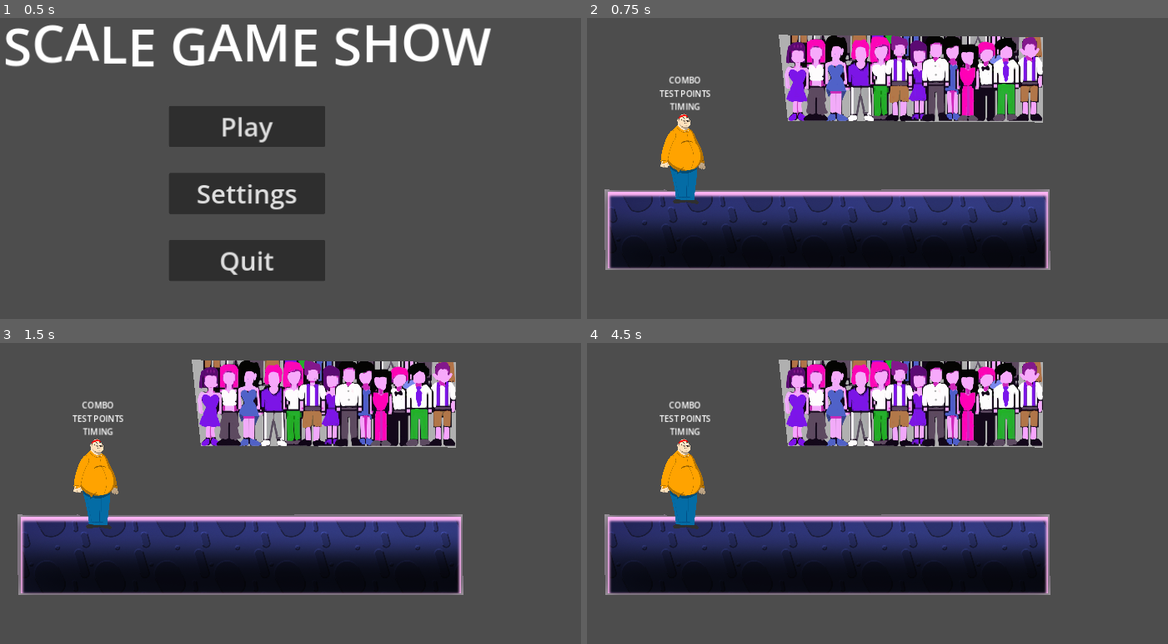
Above: before the commit, frames 1-4 (two rows, left to right).
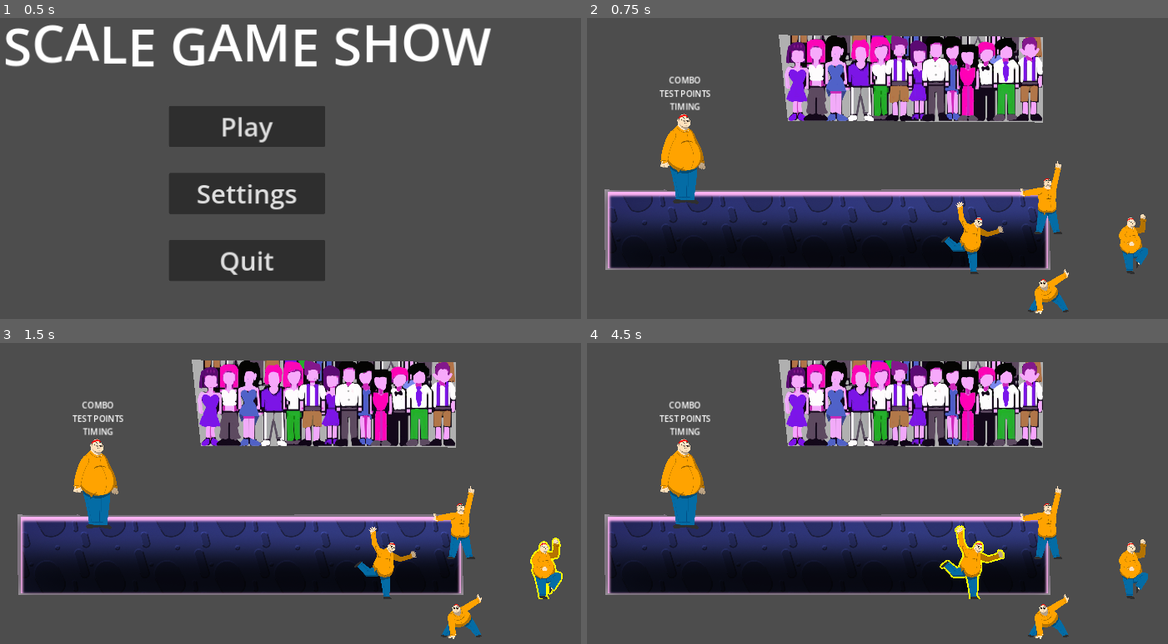
Above: after the commit, the same moments.

Repository: onegm/Scale-Game-Show
Game: Godot game, scene res://UI/main_menu/menu_screen.tscn
Same seed, same stepped clock (60 frames per second), same inputs: the game is played once before the commit and once after it.
Inputs:
- Up to frame 1 (0.5 s): no input
- Up to frame 2 (0.75 s): click "Play" at 0.5 s
- Up to frame 3 (1.5 s): tap Enter at 1.25 s; hold Right (pose_right) from 1.28 s (still down); tap A (look_left) at 1.35 s
- Up to frame 4 (4.5 s): tap D (look_right) at 1.55, 2.1, 3.05, 3.6 s; tap Space at 2, 3.5 s; release Right (pose_right) at 2.03 s; hold Down (pose_down) 2.03-2.78 s; tap A (look_left) at 2.3, 2.85, 3.8, 4.35 s; tap Enter at 2.75, 4.25 s; hold Right (pose_right) 2.78-3.53 s; hold Up (pose_up) 3.53-4.28 s; hold Left (pose_left) from 4.28 s (still down)

Frame 1 is identical in both runs. In frame 2, 2.3% of the frame differs, in the area x 60-97%, y 47-99%; in frame 3, 2.5%; in frame 4, 2.6%.

Commit message:
Visuals to pose selection

Diff:
--- /dev/null
+++ b/UI/GUI/gui.gd
@@ -0,0 +1,41 @@
+extends Control
+
+@onready var DownPoseRect: TextureRect = $VBoxContainer/LowContainer/VBoxContainer/DownPoseRect
+@onready var UpPoseRect: TextureRect = $VBoxContainer/LowContainer/VBoxContainer/UpPoseRect
+@onready var LeftPoseRect: TextureRect = $VBoxContainer/LowContainer/LeftPoseRect
+@onready var RightPoseRect: TextureRect = $VBoxContainer/LowContainer/RightPoseRect
+
+var last_pose := 0
+
+func _unhandled_input(_event: InputEvent) -> void:
+	#var size_input := int(Input.get_axis("size_down", "size_up"))
+	#var dir_input := int(Input.get_axis("look_left", "look_right"))
+	var pose_input := 0
+
+	if Input.is_action_pressed("pose_down"):
+		pose_input = 1
+	if Input.is_action_pressed("pose_up"):
+		pose_input = 2
+	if Input.is_action_pressed("pose_left"):
+		pose_input = 3
+	if Input.is_action_pressed("pose_right"):
+		pose_input = 4
+
+	if pose_input == last_pose:
+		return
+	last_pose = pose_input
+
+	DownPoseRect.material.set_shader_parameter("outline_color", Vector4(1,1,0,0))
+	UpPoseRect.material.set_shader_parameter("outline_color", Vector4(1,1,0,0))
+	LeftPoseRect.material.set_shader_parameter("outline_color", Vector4(1,1,0,0))
+	RightPoseRect.material.set_shader_parameter("outline_color", Vector4(1,1,0,0))
+
+	match pose_input:
+		1:
+			DownPoseRect.material.set_shader_parameter("outline_color", Vector4(1,1,0,1))
+		2:
+			UpPoseRect.material.set_shader_parameter("outline_color", Vector4(1,1,0,1))
+		3:
+			LeftPoseRect.material.set_shader_parameter("outline_color", Vector4(1,1,0,1))
+		4:
+			RightPoseRect.material.set_shader_parameter("outline_color", Vector4(1,1,0,1))
--- /dev/null
+++ b/UI/GUI/gui.tscn
@@ -0,0 +1,117 @@
+[gd_scene load_steps=12 format=3 uid="uid://bmrollmi4tdrv"]
+
+[ext_resource type="Script" path="res://UI/GUI/gui.gd" id="1_7kdd7"]
+[ext_resource type="Shader" path="res://UI/GUI/outline.gdshader" id="1_p8htn"]
+[ext_resource type="Texture2D" uid="uid://bp83h0jcj4asv" path="res://player/Wave.png" id="2_bilfu"]
+[ext_resource type="Texture2D" uid="uid://dxk2uyogtj8jh" path="res://player/Point.png" id="3_250d6"]
+[ext_resource type="Texture2D" uid="uid://cwrgtpdhru3sw" path="res://player/Crouch.png" id="4_fc1lf"]
+[ext_resource type="Texture2D" uid="uid://cbu2f6fe1063e" path="res://player/Fight.png" id="5_b6k44"]
+
+[sub_resource type="ShaderMaterial" id="ShaderMaterial_ml31y"]
+shader = ExtResource("1_p8htn")
+shader_parameter/line_width = 20.0
+shader_parameter/outline_color = Vector4(1, 1, 0, 0)
+
+[sub_resource type="Shader" id="Shader_nc6lw"]
+code = "shader_type canvas_item;
+
+const int angRes = 8;
+
+uniform float line_width = 10.0;
+uniform vec4 outline_color = vec4(1, 1, 0, 1);
+
+void fragment() {
+	float alpha = 0.0;
+	vec2 scale = TEXTURE_PIXEL_SIZE;
+
+	for (int i = 0; i < angRes; i ++) {
+		float angle = 2.0 * PI * float(i) / float(angRes);
+		vec2 disp = scale * line_width * vec2(cos(angle), sin(angle));
+		alpha += texture(TEXTURE, UV + disp).a;
+	}
+
+	if (alpha > 0.0 && texture(TEXTURE, UV).a <= 0.2) {
+		COLOR = outline_color;
+	} else {
+		COLOR = texture(TEXTURE, UV);
+	}
+}
+"
+
+[sub_resource type="ShaderMaterial" id="ShaderMaterial_gkmad"]
+shader = SubResource("Shader_nc6lw")
+shader_parameter/line_width = 20.0
+shader_parameter/outline_color = Vector4(1, 1, 0, 0)
+
+[sub_resource type="ShaderMaterial" id="ShaderMaterial_qi7j1"]
+shader = SubResource("Shader_nc6lw")
+shader_parameter/line_width = 20.0
+shader_parameter/outline_color = Vector4(1, 1, 0, 0)
+
+[sub_resource type="ShaderMaterial" id="ShaderMaterial_o75iv"]
+shader = SubResource("Shader_nc6lw")
+shader_parameter/line_width = 20.0
+shader_parameter/outline_color = Vector4(1, 1, 0, 0)
+
+[node name="GUI" type="Control"]
+layout_mode = 3
+anchors_preset = 15
+anchor_right = 1.0
+anchor_bottom = 1.0
+grow_horizontal = 2
+grow_vertical = 2
+script = ExtResource("1_7kdd7")
+
+[node name="VBoxContainer" type="VBoxContainer" parent="."]
+layout_mode = 1
+anchors_preset = 15
+anchor_right = 1.0
+anchor_bottom = 1.0
+grow_horizontal = 2
+grow_vertical = 2
+theme_override_constants/separation = 350
+alignment = 1
+
+[node name="HighContainer" type="HBoxContainer" parent="VBoxContainer"]
+layout_mode = 2
+
+[node name="LowContainer" type="HBoxContainer" parent="VBoxContainer"]
+layout_mode = 2
+alignment = 2
+
+[node name="LeftPoseRect" type="TextureRect" parent="VBoxContainer/LowContainer"]
+material = SubResource("ShaderMaterial_ml31y")
+custom_minimum_size = Vector2(150, 150)
+layout_mode = 2
+size_flags_vertical = 4
+texture = ExtResource("2_bilfu")
+expand_mode = 1
+flip_h = true
+
+[node name="VBoxContainer" type="VBoxContainer" parent="VBoxContainer/LowContainer"]
+layout_mode = 2
+
+[node name="UpPoseRect" type="TextureRect" parent="VBoxContainer/LowContainer/VBoxContainer"]
+material = SubResource("ShaderMaterial_gkmad")
+custom_minimum_size = Vector2(150, 150)
+layout_mode = 2
+texture = ExtResource("3_250d6")
+expand_mode = 1
+flip_h = true
+
+[node name="DownPoseRect" type="TextureRect" parent="VBoxContainer/LowContainer/VBoxContainer"]
+material = SubResource("ShaderMaterial_qi7j1")
+custom_minimum_size = Vector2(150, 150)
+layout_mode = 2
+texture = ExtResource("4_fc1lf")
+expand_mode = 1
+flip_h = true
+
+[node name="RightPoseRect" type="TextureRect" parent="VBoxContainer/LowContainer"]
+material = SubResource("ShaderMaterial_o75iv")
+custom_minimum_size = Vector2(150, 150)
+layout_mode = 2
+size_flags_vertical = 4
+texture = ExtResource("5_b6k44")
+expand_mode = 1
+flip_h = true
--- /dev/null
+++ b/UI/GUI/outline.gdshader
@@ -0,0 +1,23 @@
+shader_type canvas_item;
+
+const int angRes = 8;
+
+uniform float line_width = 10.0;
+uniform vec4 outline_color = vec4(1, 1, 0, 1);
+
+void fragment() {
+	float alpha = 0.0;
+	vec2 scale = TEXTURE_PIXEL_SIZE;
+
+	for (int i = 0; i < angRes; i ++) {
+		float angle = 2.0 * PI * float(i) / float(angRes);
+		vec2 disp = scale * line_width * vec2(cos(angle), sin(angle));
+		alpha += texture(TEXTURE, UV + disp).a;
+	}
+
+	if (alpha > 0.0 && texture(TEXTURE, UV).a <= 0.2) {
+		COLOR = outline_color;
+	} else {
+		COLOR = texture(TEXTURE, UV);
+	}
+}
--- a/levels/Level1.tscn
+++ b/levels/Level1.tscn
@@ -1,9 +1,10 @@
-[gd_scene load_steps=5 format=3 uid="uid://c6y1dqx8ki7a7"]
+[gd_scene load_steps=6 format=3 uid="uid://c6y1dqx8ki7a7"]
 
 [ext_resource type="Script" path="res://levels/level.gd" id="1_bx0cw"]
 [ext_resource type="PackedScene" uid="uid://c150wmemgs4sn" path="res://player/player.tscn" id="1_c3ycx"]
 [ext_resource type="PackedScene" uid="uid://c5bg2p28cloq2" path="res://environment/LevelBackground.tscn" id="2_qthyg"]
 [ext_resource type="PackedScene" uid="uid://c1wjv5t2mij27" path="res://UI/pause_menu/pause_menu.tscn" id="4_gf4vr"]
+[ext_resource type="PackedScene" uid="uid://bmrollmi4tdrv" path="res://UI/GUI/gui.tscn" id="5_rg4bk"]
 
 [node name="Level1" type="Node2D"]
 y_sort_enabled = true
@@ -24,3 +25,5 @@
 [node name="PauseMenu" parent="UI" instance=ExtResource("4_gf4vr")]
 offset_top = 720.0
 offset_bottom = 720.0
+
+[node name="GUI" parent="UI" instance=ExtResource("5_rg4bk")]
